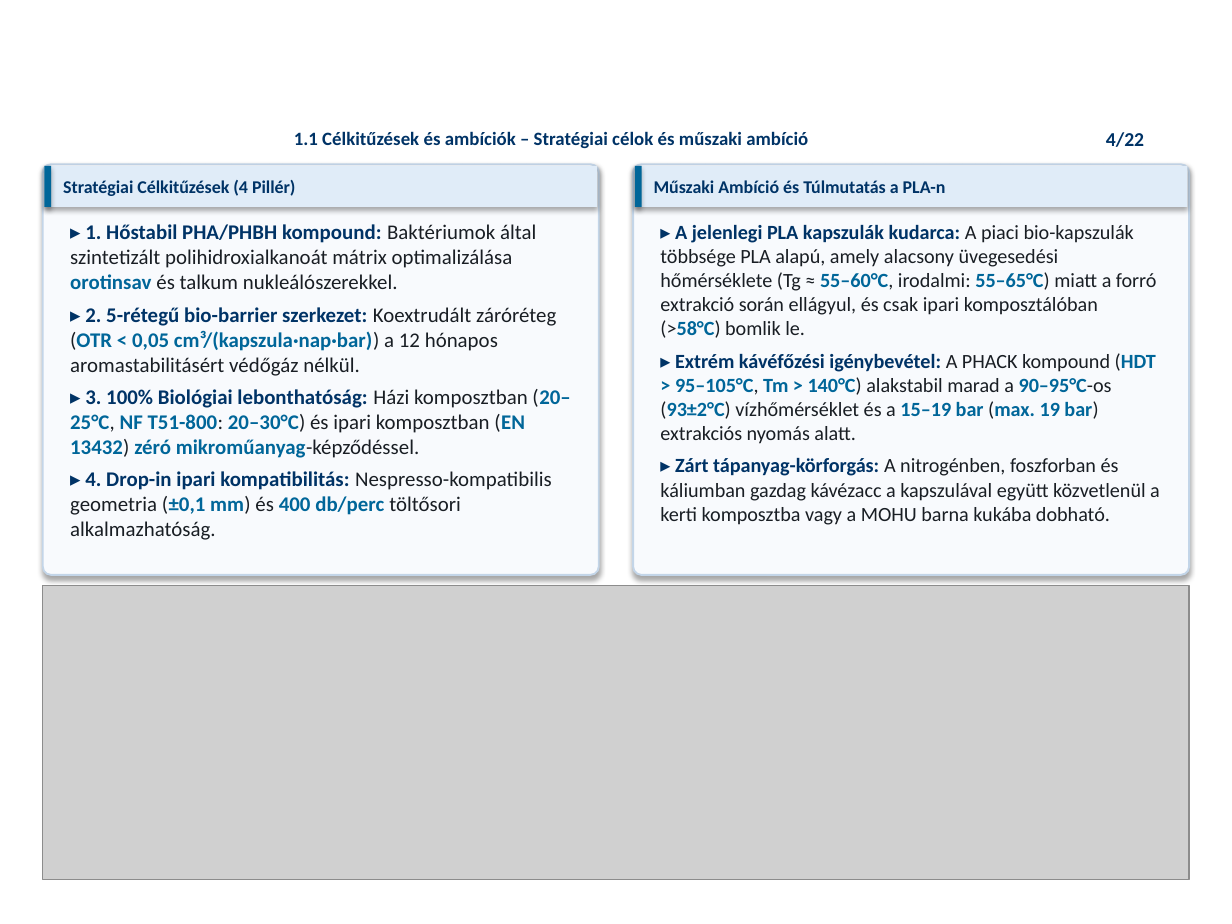
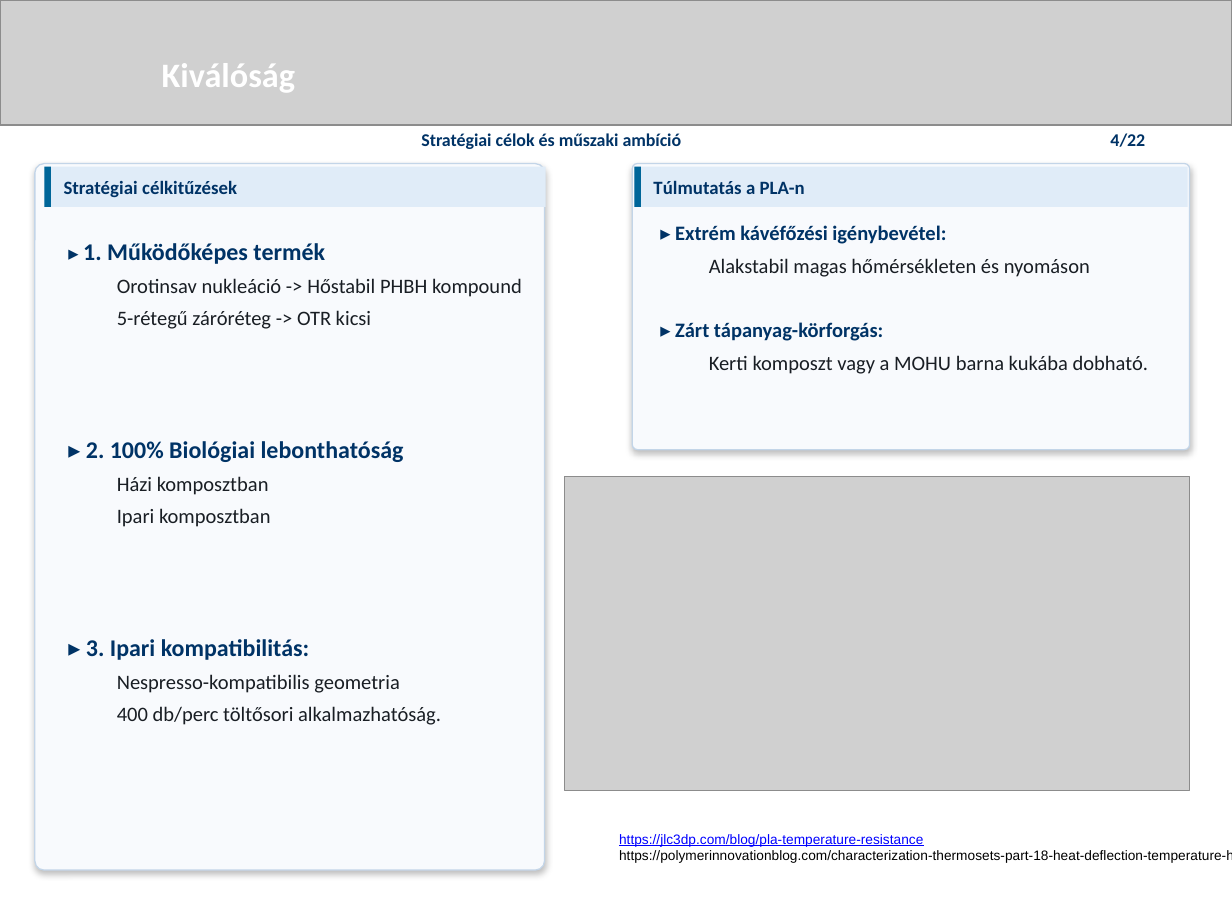
Before and after one commit to RMarci44/Fenntarthato-hulladek-projekt, a slide deck: slide 4 of PHACK_Prezentacio_Vegleges.pptx. Drawn at 1232x924 pixels with LibreOffice and Linux fonts; fonts in the diff are those of the drawing; grey boxes stand for pictures; background and template pictures are left out. Boxes give left, top, right and bottom in pixels: in the first picture for what was removed or moved away, otherwise in the second. Text is boxed around its words. In the diff, an @@ line names an element or a change of style, - is before the commit and + after.

```diff
--- a/PHACK_Prezentacio_Vegleges.pptx
+++ b/PHACK_Prezentacio_Vegleges.pptx
@@ picture added at box(0, 0, 1232, 126) @@
@@ text "Kiválóság" rewrapped from box(150, 28, 984, 116) to box(162, 63, 295, 92) @@
@@ text at box(421, 133, 682, 149): text changed; size 11 to 10.5 pt @@
-1.1 Célkitűzések és ambíciók – Stratégiai célok és műszaki ambíció
+Stratégiai célok és műszaki ambíció
@@ text "4/22" at box(1110, 133, 1145, 147): size 11.5 to 10.5 pt @@
@@ rounded rectangle added at box(34, 164, 545, 870), fill #F8FAFD, outline #C3D5E8 0.75 pt @@
@@ rounded rectangle removed at box(43, 164, 599, 574) @@
@@ shadow off in 4 elements at box(44, 166, 51, 207), box(634, 166, 1188, 207), box(634, 166, 641, 207), box(44, 166, 546, 207) @@
@@ rectangle: place and size @@
-rectangle at box(44, 166, 598, 207)
+rectangle at box(44, 166, 546, 207)
@@ rounded rectangle: place and size @@
-rounded rectangle at box(633, 164, 1189, 574)
+rounded rectangle at box(632, 164, 1189, 450)
@@ rounded rectangle at box(632, 164, 1189, 450): outline #C3D5E8 1.1 pt to #C3D5E8 0.75 pt; shadow changed; proportions changed @@
@@ text at box(64, 180, 237, 197): text changed; size 10.5 to 11 pt @@
-Stratégiai Célkitűzések (4 Pillér)
+Stratégiai célkitűzések
@@ text at box(653, 180, 805, 194): text changed; size 10.5 to 11 pt @@
-Műszaki Ambíció és Túlmutatás a PLA-n
+Túlmutatás a PLA-n
@@ text at box(675, 225, 1148, 374): text changed; size 11.8 to 12 pt @@
-▸ A jelenlegi PLA kapszulák kudarca: A piaci bio-kapszulák többsége PLA alapú, amely alacsony üvegesedési hőmérséklete (Tg ≈ 55–60°C, irodalmi: 55–65°C) miatt a forró extrakció során ellágyul, és csak ipari komposztálóban (>58°C) bomlik le.
-▸ Extrém kávéfőzési igénybevétel: A PHACK kompound (HDT > 95–105°C, Tm > 140°C) alakstabil marad a 90–95°C-os (93±2°C) vízhőmérséklet és a 15–19 bar (max. 19 bar) extrakciós nyomás alatt.
-▸ Zárt tápanyag-körforgás: A nitrogénben, foszforban és káliumban gazdag kávézacc a kapszulával együtt közvetlenül a kerti komposztba vagy a MOHU barna kukába dobható.
+▸ Extrém kávéfőzési igénybevétel:
+Alakstabil magas hőmérsékleten és nyomáson
+▸ Zárt tápanyag-körforgás:
+Kerti komposzt vagy a MOHU barna kukába dobható.
@@ text at box(83, 243, 522, 725): text changed; size 12.2 to 12 pt @@
-▸ 1. Hőstabil PHA/PHBH kompound: Baktériumok által szintetizált polihidroxialkanoát mátrix optimalizálása orotinsav és talkum nukleálószerekkel.
-▸ 2. 5-rétegű bio-barrier szerkezet: Koextrudált záróréteg (OTR < 0,05 cm³/(kapszula·nap·bar)) a 12 hónapos aromastabilitásért védőgáz nélkül.
-▸ 3. 100% Biológiai lebonthatóság: Házi komposztban (20–25°C, NF T51-800: 20–30°C) és ipari komposztban (EN 13432) zéró mikroműanyag-képződéssel.
-▸ 4. Drop-in ipari kompatibilitás: Nespresso-kompatibilis geometria (±0,1 mm) és 400 db/perc töltősori alkalmazhatóság.
+▸ 1. Működőképes termék
+Orotinsav nukleáció -> Hőstabil PHBH kompound
+5-rétegű záróréteg -> OTR kicsi
+▸ 2. 100% Biológiai lebonthatóság
+Házi komposztban
+Ipari komposztban
+▸ 3. Ipari kompatibilitás:
+Nespresso-kompatibilis geometria
+400 db/perc töltősori alkalmazhatóság.
@@ picture added at box(564, 477, 1189, 791) @@
@@ picture removed at box(43, 585, 1189, 880) @@
@@ text added at box(619, 834, 1232, 863), 8 pt, text #000000 @@
+https://jlc3dp.com/blog/pla-temperature-resistance
+https://polymerinnovationblog.com/characterization-thermosets-part-18-heat-deflection-temperature-hdt/
```
Also in this commit, not shown: 2 other slides changed.
